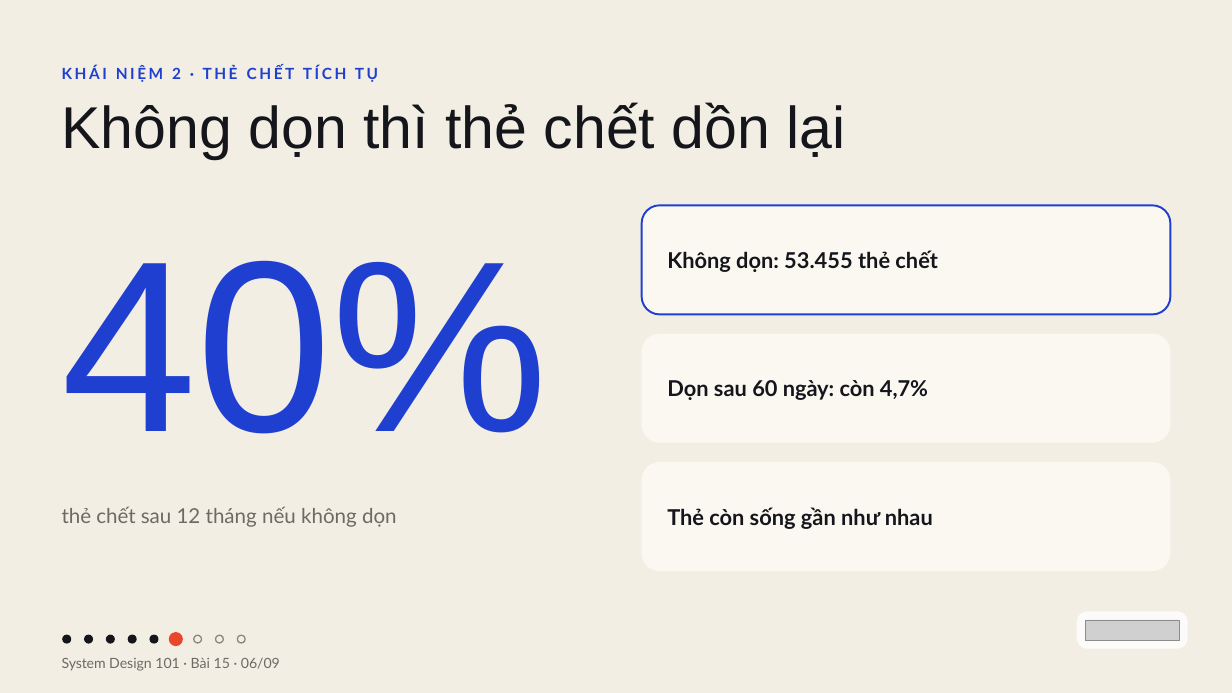
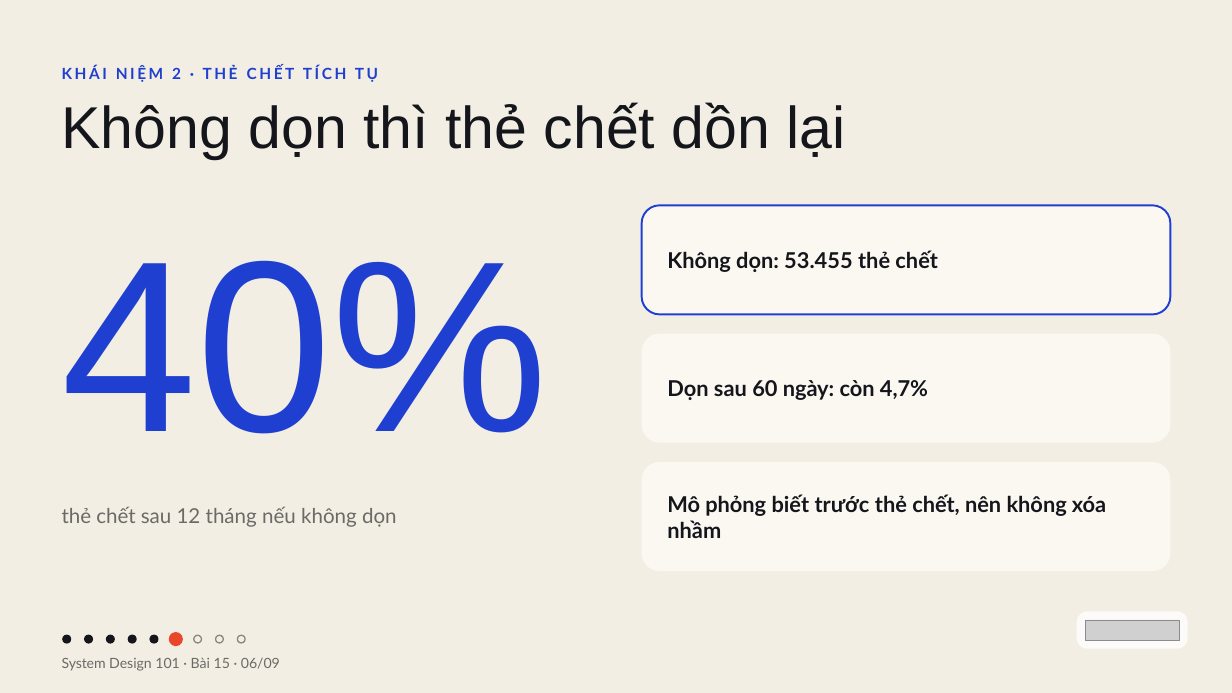
Before and after one commit to vohoailinh90/tool-marketing-studio, a slide deck: slide 6 of system-design-101/vi/lessons/sd-12-015/slides/sd-12-015.pptx. Drawn at 1232x693 pixels with LibreOffice and Linux fonts; fonts in the diff are those of the drawing; grey boxes stand for pictures. Boxes give left, top, right and bottom in pixels: in the first picture for what was removed or moved away, otherwise in the second. Text is boxed around its words. In the diff, an @@ line names an element or a change of style, - is before the commit and + after.

```diff
--- a/system-design-101/vi/lessons/sd-12-015/slides/sd-12-015.pptx
+++ b/system-design-101/vi/lessons/sd-12-015/slides/sd-12-015.pptx
@@ text at bbox=[667, 494, 1106, 538]: text changed @@
-Thẻ còn sống gần như nhau
+Mô phỏng biết trước thẻ chết, nên không xóa nhầm
```
Also in this commit, not shown: 1 other slide changed.
